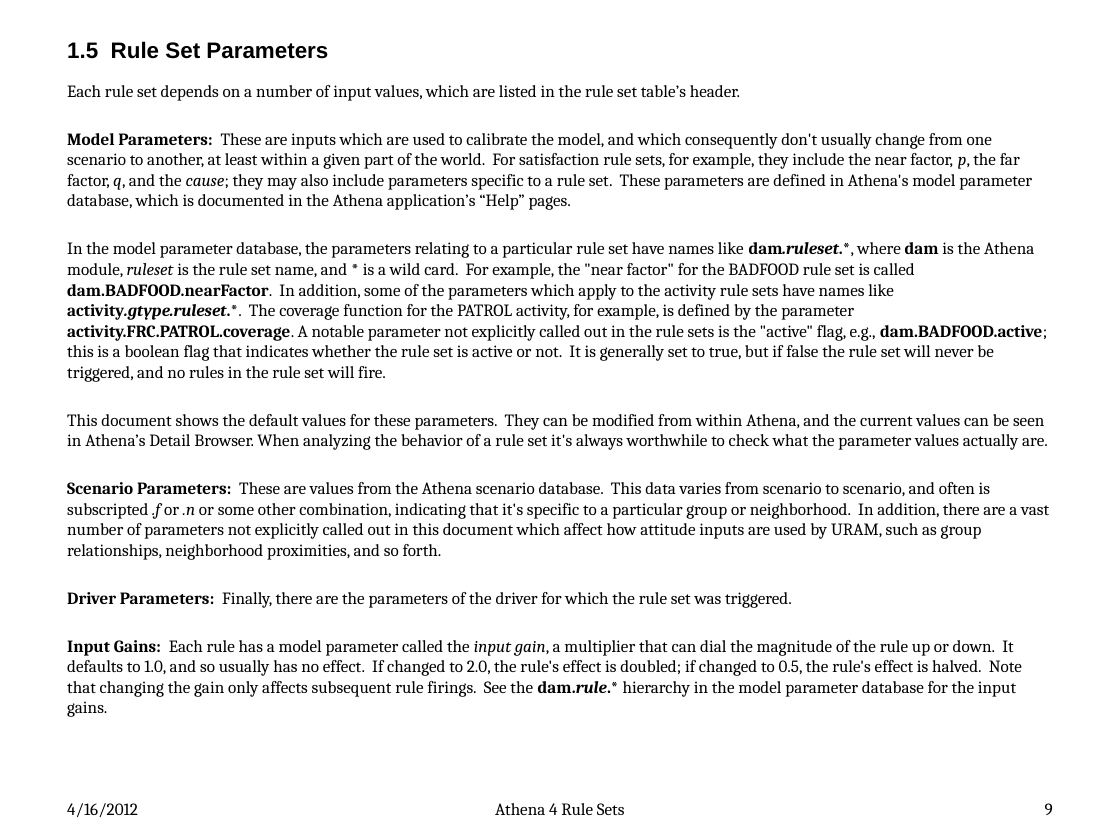
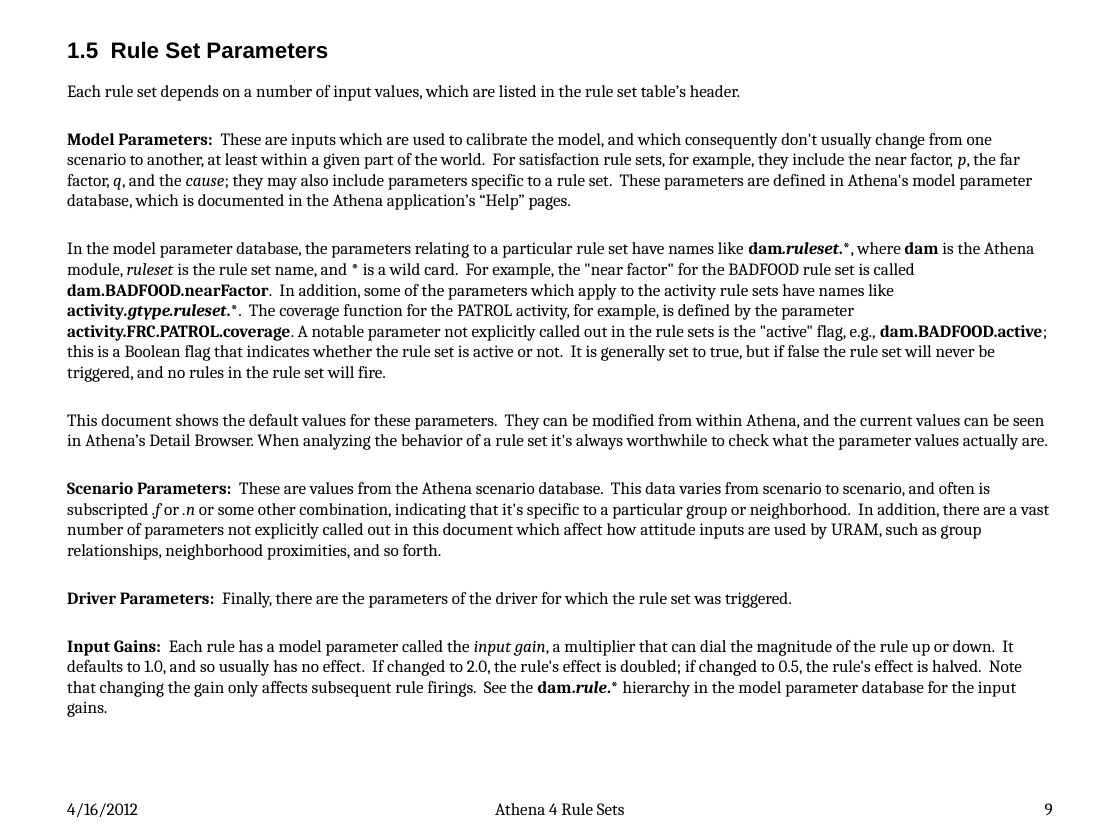
Before and after one commit to AthenaModel/athena-legacy, a slide deck: slide 9 of docs/dev/rules.pptx. Drawn at 1120x840 pixels with LibreOffice and Linux fonts; fonts in the diff are those of the drawing. Boxes give left, top, right and bottom in pixels: in the first picture for what was removed or moved away, otherwise in the second. Text is boxed around its words. In the diff, an @@ line names an element or a change of style, - is before the commit and + after.

```diff
--- a/docs/dev/rules.pptx
+++ b/docs/dev/rules.pptx
@@ text at (67, 242, 1047, 382): text changed @@
-In the model parameter database, the parameters relating to a particular rule set have names like dam.ruleset.*, where dam is the Athena module, ruleset is the rule set name, and * is a wild card. For example, the "near factor" for the BADFOOD rule set is called dam.BADFOOD.nearFactor. In addition, some of the parameters which apply to the activity rule sets have names like activity.gtype.ruleset.*. The coverage function for the PATROL activity, for example, is defined by the parameter activity.FRC.PATROL.coverage. A notable parameter not explicitly called out in the rule sets is the "active" flag, e.g., dam.BADFOOD.active; this is a boolean flag that indicates whether the rule set is active or not. It is generally set to true, but if false the rule set will never be triggered, and no rules in the rule set will fire.
+In the model parameter database, the parameters relating to a particular rule set have names like dam.ruleset.*, where dam is the Athena module, ruleset is the rule set name, and * is a wild card. For example, the "near factor" for the BADFOOD rule set is called dam.BADFOOD.nearFactor. In addition, some of the parameters which apply to the activity rule sets have names like activity.gtype.ruleset.*. The coverage function for the PATROL activity, for example, is defined by the parameter activity.FRC.PATROL.coverage. A notable parameter not explicitly called out in the rule sets is the "active" flag, e.g., dam.BADFOOD.active; this is a Boolean flag that indicates whether the rule set is active or not. It is generally set to true, but if false the rule set will never be triggered, and no rules in the rule set will fire.
```
Also in this commit, not shown: 73 other slides changed.
